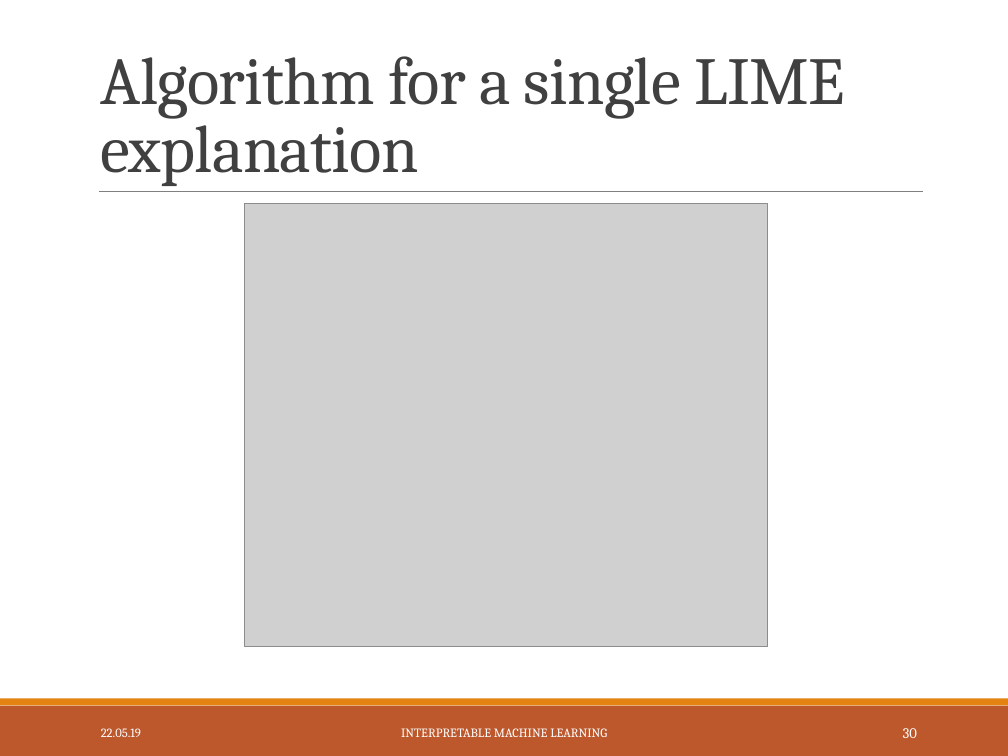
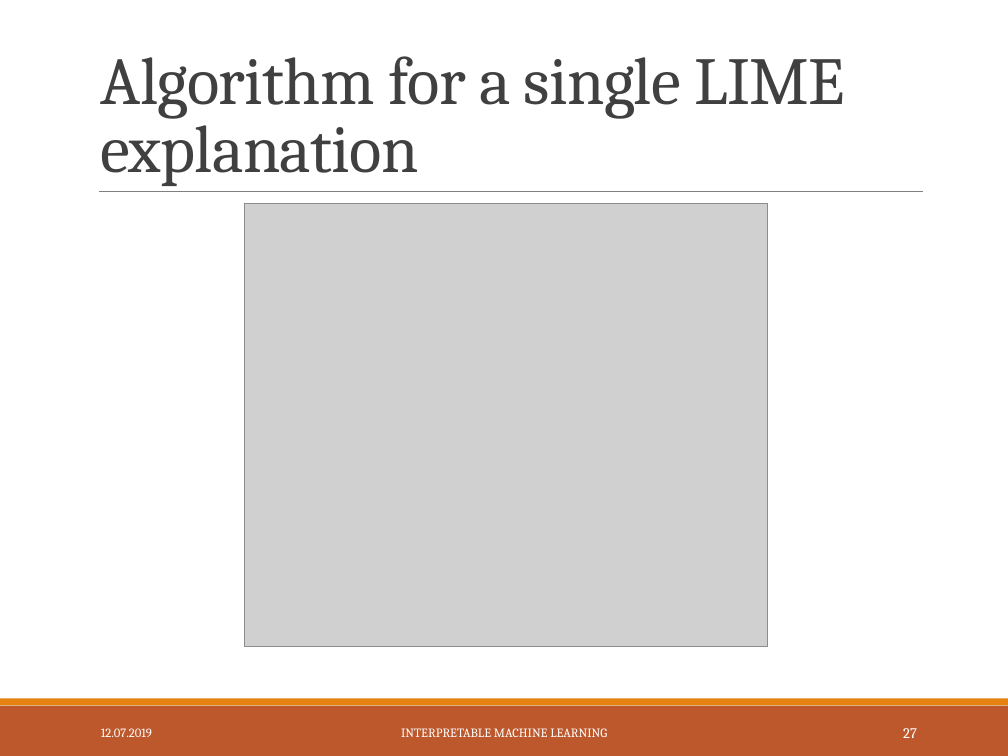
Before and after one commit to slds-lmu/iml_methods_limitations, a slide deck: slide 28 of Slides/LIME-neighbourhood.pptx (slide 31 before the commit). Drawn at 1008x756 pixels with LibreOffice and Linux fonts; fonts in the diff are those of the drawing; grey boxes stand for pictures. Boxes give left, top, right and bottom in pixels: in the first picture for what was removed or moved away, otherwise in the second. Text is boxed around its words. In the diff, an @@ line names an element or a change of style, - is before the commit and + after.

```diff
--- a/Slides/LIME-neighbourhood.pptx
+++ b/Slides/LIME-neighbourhood.pptx
@@ text at <box>101,728,152,737</box>: text changed @@
-22.05.19
+12.07.2019
@@ page number at <box>903,728,917,738</box>: text changed @@
-30
+27
```
Also in this commit, not shown: 35 other slides changed.
